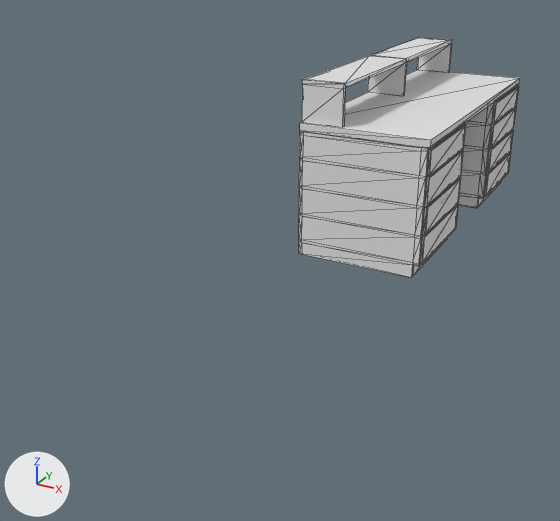
A saved change to the glTF model assets/workstation_1.glb.
One viewpoint serves both versions: a 50 mm lens placed at (1.81, -6.04, 1.87), pointed at (-0.11, -2.55, 0.12). Every picture has the same lights, and +X, +Y and +Z are marked at lower left. Mesh edges are drawn as thin lines on the coarser meshes. Where no turn or scale is listed for an object, it has been applied to the vertices.

The older version as bpy lines, for what is in view:
```python
me_cube_008 = bpy.data.meshes.new('Cube.008')
me_cube_008.from_pydata(...)  # 308 vertices, 612 faces; spans x 0.0..0.76, y -1.0..1.0, z 0.0..0.76
me_cube_009 = bpy.data.meshes.new('Cube.009')
me_cube_009.from_pydata(...)  # 52 vertices, 100 faces; spans x 0.098..0.777, y -0.982..-0.351, z 0.259..0.425
me_cube_010 = bpy.data.meshes.new('Cube.010')
me_cube_010.from_pydata(...)  # a box spanning x 0.0..0.77, y -1.0..1.0, z 0.76..0.81
me_cube_012 = bpy.data.meshes.new('Cube.012')
me_cube_012.from_pydata(...)  # 36 vertices, 68 faces; spans x 0.0..0.25, y -0.97..0.97, z 0.55..0.79
ob_ws_body = bpy.data.objects.new('WS_Body', me_cube_008)
ob_ws_body.location = (-0.196, -1.155, 0.0)
ob_ws_countertop = bpy.data.objects.new('WS_Countertop', me_cube_010)
ob_ws_countertop.location = (-0.196, -1.155, 0.0)
ob_ws_drawer = bpy.data.objects.new('WS_Drawer', me_cube_009)
ob_ws_drawer.location = (-0.196, -1.155, 0.0)
ob_ws_shelf = bpy.data.objects.new('WS_Shelf', me_cube_012)
ob_ws_shelf.location = (-0.196, -1.155, 0.259)
# also in view: 'WS_StationaryDrawers' at (0.57, -1.15, 0.42)
```
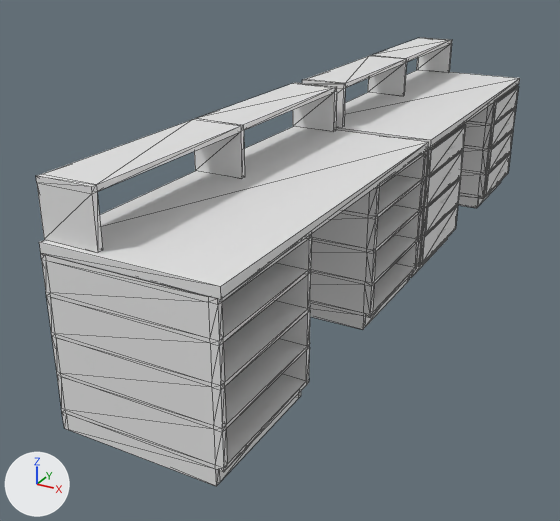
Patch to the scene script:
```diff
--- a/assets/workstation_1.glb.py
+++ b/assets/workstation_1.glb.py
@@ ob_ws_shelf_001 @@
+ob_ws_shelf_001 = bpy.data.objects.new('WS_Shelf.001', me_cube_012.copy())  # the mesh of ob_ws_shelf
+ob_ws_shelf_001.location = (-0.196, -3.188, 0.259)
@@ ob_ws_countertop_001 @@
+ob_ws_countertop_001 = bpy.data.objects.new('WS_Countertop.001', me_cube_010.copy())  # the mesh of ob_ws_countertop
+ob_ws_countertop_001.location = (-0.196, -3.188, 0.0)
@@ ob_ws_body_001 @@
+ob_ws_body_001 = bpy.data.objects.new('WS_Body.001', me_cube_008.copy())  # the mesh of ob_ws_body
+ob_ws_body_001.location = (-0.196, -3.188, 0.0)
```

Location of each change, (x1, y1, x2, y2) in pixels of the pictures (560 x 521 px):
'WS_Body.001', added
    after: (41, 152, 425, 486)
'WS_Countertop.001', added
    after: (39, 127, 429, 299)
'WS_Shelf.001', added
    after: (36, 82, 337, 253)
'WS_Body', unchanged, covered by the edit
    before: (299, 87, 515, 278)
    after: (410, 87, 515, 278)
